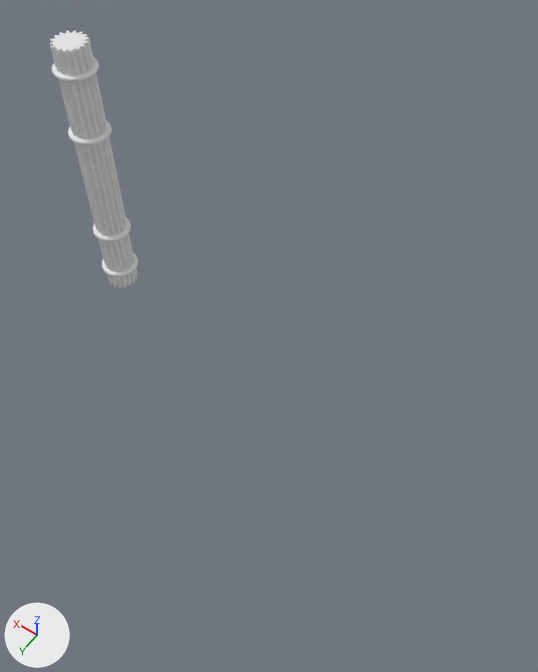
The Blender file blender files/street-light.blend: old version first, new version second.
Rendered twice from a 50 mm camera at (-10.64, 8.43, 13.25) aimed at (-5.69, 1.5, 2.35). Arrows for +X, +Y and +Z are at lower left; the lights stay in place.
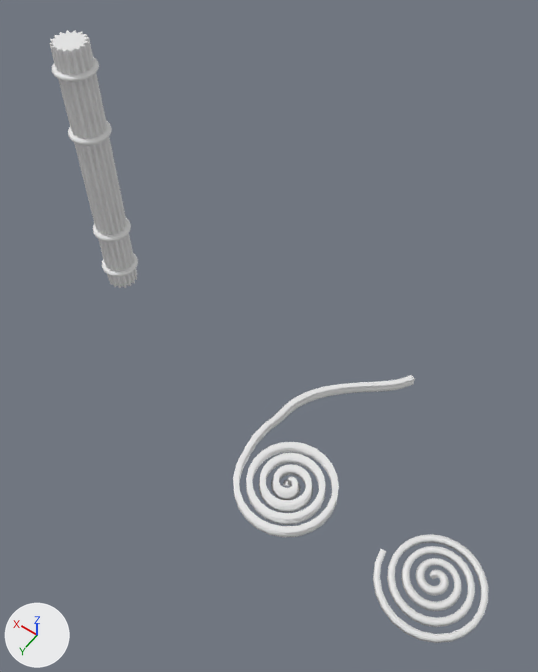
Commit message: made spiral experiments

What differs and where, as boxes [x1, y1, x2, y2] in the pictures (538 x 672 px):
'Spiral.001', added
    after: [233, 375, 415, 537]
'Spiral.002', added
    after: [373, 534, 488, 643]

Edits to the bpy script that builds the scene:
```text
Add cu_spiral_004:
    cu_spiral_004 = bpy.data.curves.new('Spiral.004', 'CURVE')
    cu_spiral_004.dimensions = '3D'
    _sp = cu_spiral_004.splines.new('POLY'); _sp.points.add(96)
    _sp.points.foreach_set('co', [-0.293, 3.066, 0.473, 0.0, -0.337, 3.322, 0.476, 0.0, -0.444, 3.556, 0.478, 0.0, -0.607, 3.752, 0.481, 0.0, -0.813, 3.897, 0.484, 0.0, -1.047, 3.983, 0.487, 0.0, -1.293, 4.006, 0.49, 0.0, -1.534, 3.964, 0.492, 0.0, -1.753, 3.862, 0.495, 0.0, -1.937, 3.709, 0.498, 0.0, -2.073, 3.516, 0.501, 0.0, -2.153, 3.296, 0.503, 0.0, -2.173, 3.066, 0.506, 0.0, -2.134, 2.84, 0.509, 0.0, -2.038, 2.636, 0.512, 0.0, -1.894, 2.465, 0.515, 0.0, -1.713, 2.338, 0.517, 0.0, -1.508, 2.264, 0.52, 0.0, -1.293, 2.246, 0.523, 0.0, -1.084, 2.283, 0.526, 0.0, -0.893, 2.373, 0.529, 0.0, -0.735, 2.507, 0.531, 0.0, -0.618, 2.676, 0.534, 0.0, -0.549, 2.866, 0.537, 0.0, -0.533, 3.066, 0.54, 0.0, -0.569, 3.26, 0.542, 0.0, -0.652, 3.436, 0.545, 0.0, -0.777, 3.582, 0.548, 0.0, -0.933, 3.689, 0.551, 0.0, -1.109, 3.751, 0.554, 0.0, -1.293, 3.766, 0.556, 0.0, -1.472, 3.732, 0.559, 0.0, -1.633, 3.655, 0.562, 0.0, -1.767, 3.539, 0.565, 0.0, -1.865, 3.396, 0.567, 0.0, -1.921, 3.234, 0.57, 0.0, -1.933, 3.066, 0.573, 0.0, -1.902, 2.903, 0.576, 0.0, -1.83, 2.756, 0.579, 0.0, -1.725, 2.634, 0.581, 0.0, -1.593, 2.546, 0.584, 0.0, -1.446, 2.496, 0.587, 0.0, -1.293, 2.486, 0.59, 0.0, -1.146, 2.515, 0.592, 0.0, -1.013, 2.581, 0.595, 0.0, -0.904, 2.677, 0.598, 0.0, -0.826, 2.796, 0.601, 0.0, -0.781, 2.928, 0.604, 0.0, -0.773, 3.066, 0.606, 0.0, -0.801, 3.198, 0.609, 0.0, -0.86, 3.316, 0.612, 0.0, -0.947, 3.412, 0.615, 0.0, -1.053, 3.481, 0.617, 0.0, -1.172, 3.52, 0.62, 0.0, -1.293, 3.526, 0.623, 0.0, -1.41, 3.5, 0.626, 0.0, -1.513, 3.447, 0.629, 0.0, -1.597, 3.37, 0.631, 0.0, -1.657, 3.276, 0.634, 0.0, -1.689, 3.172, 0.637, 0.0, -1.693, 3.066, 0.64, 0.0, -1.67, 2.965, 0.642, 0.0, -1.622, 2.876, 0.645, 0.0, -1.555, 2.804, 0.648, 0.0, -1.473, 2.754, 0.651, 0.0, -1.384, 2.728, 0.654, 0.0, -1.293, 2.726, 0.656, 0.0, -1.208, 2.747, 0.659, 0.0, -1.133, 2.788, 0.662, 0.0, -1.074, 2.846, 0.665, 0.0, -1.033, 2.916, 0.667, 0.0, -1.013, 2.991, 0.67, 0.0, -1.013, 3.066, 0.673, 0.0, -1.032, 3.136, 0.676, 0.0, -1.068, 3.196, 0.679, 0.0, -1.116, 3.242, 0.681, 0.0, -1.173, 3.273, 0.684, 0.0, -1.234, 3.288, 0.687, 0.0, -1.293, 3.286, 0.69, 0.0, -1.348, 3.268, 0.692, 0.0, -1.393, 3.239, 0.695, 0.0, -1.428, 3.2, 0.698, 0.0, -1.449, 3.156, 0.701, 0.0, -1.457, 3.11, 0.704, 0.0, -1.453, 3.066, 0.706, 0.0, -1.438, 3.027, 0.709, 0.0, -1.414, 2.996, 0.712, 0.0, -1.385, 2.974, 0.715, 0.0, -1.353, 2.962, 0.717, 0.0, -1.322, 2.959, 0.72, 0.0, -1.293, 2.966, 0.723, 0.0, -1.27, 2.979, 0.726, 0.0, -1.253, 2.996, 0.729, 0.0, -1.244, 3.016, 0.731, 0.0, -1.241, 3.036, 0.734, 0.0, -1.245, 3.053, 0.737, 0.0, -1.253, 3.066, 0.74, 0.0])
    _sp.use_endpoint_u = True
    cu_spiral_004.use_path = True
    cu_spiral_004.bevel_mode = 'OBJECT'
    cu_spiral_004.bevel_profile.use_clip = True
    cu_spiral_004.fill_mode = 'FULL'
    cu_spiral_004.use_fill_caps = True
    cu_spiral_004.bevel_object = ob_plane
Add cu_plane:
    cu_plane = bpy.data.curves.new('Plane', 'CURVE')
    cu_plane.dimensions = '3D'
    _sp = cu_plane.splines.new('POLY'); _sp.points.add(3)
    _sp.points.foreach_set('co', [-1.0, -1.0, 0.0, 0.0, 1.0, -1.0, 0.0, 0.0, 1.0, 1.0, 0.0, 0.0, -1.0, 1.0, 0.0, 0.0])
    _sp.order_v = 0
    _sp.resolution_v = 0
    _sp.use_cyclic_u = True
    _sp.use_endpoint_u = True
    _sp.use_smooth = False
    cu_plane.fill_mode = 'FULL'
Add ob_spiral_002:
    ob_spiral_002 = bpy.data.objects.new('Spiral.002', cu_spiral_004)
    ob_spiral_002.location = (-9.0, 0.0, 0.0)
Add ob_plane:
    ob_plane = bpy.data.objects.new('Plane', cu_plane)
    ob_plane.location = (-2.896, 0.0, 0.0)
    ob_plane.scale = (0.0548, 0.0548, 0.0548)
Add ob_spiral_001:
    ob_spiral_001 = bpy.data.objects.new('Spiral.001', me_spiral_003)  # 746 vertices, 736 faces, 3 loose edges; spans x -0.94..1.13, y -3.46..0.96, z -0.19..1.6
    ob_spiral_001.location = (-7.25, 3.1, 0.61)
    ob_spiral_001.scale = (1.0, 1.0, 0.144)
```
